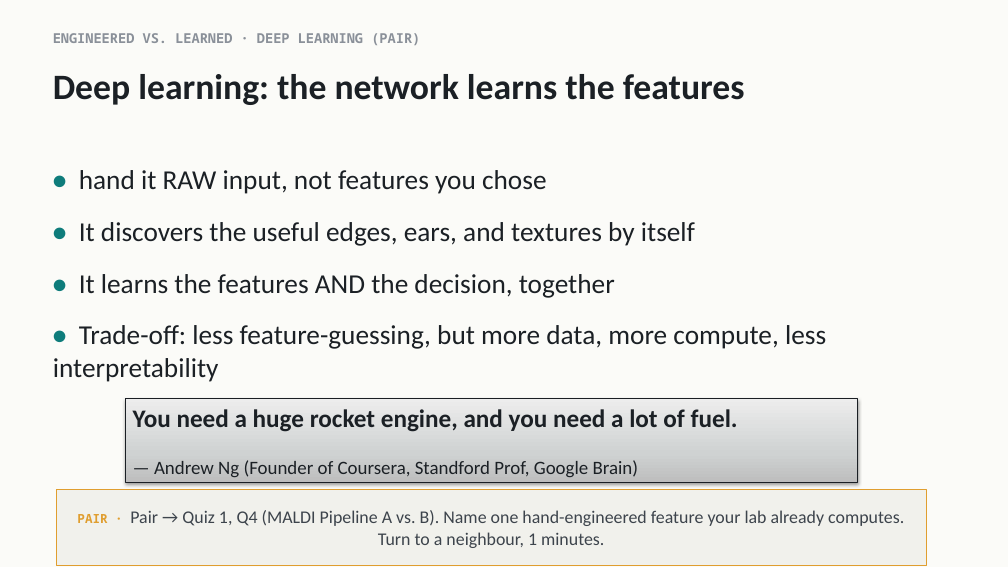
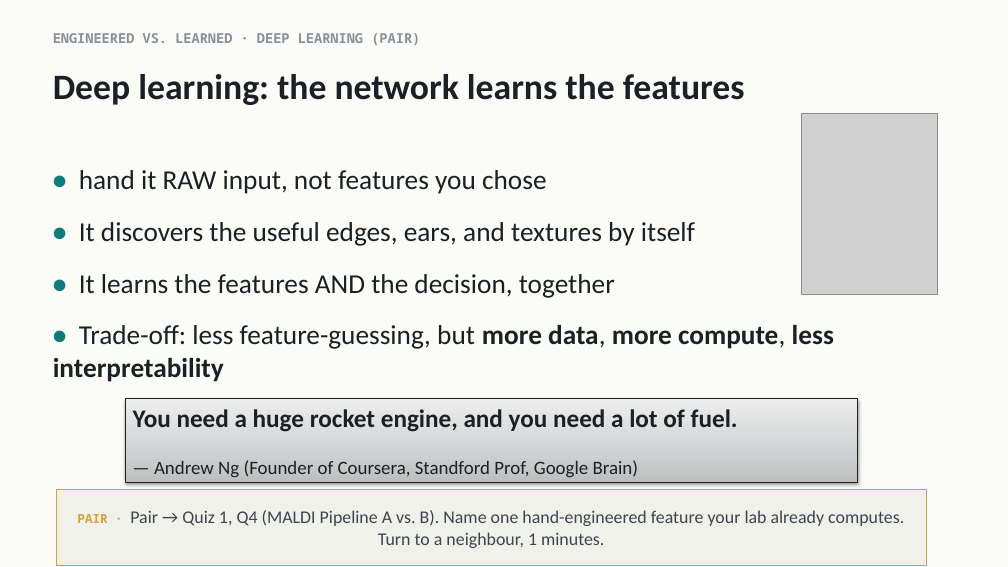
Before and after one commit to indigobio/msacl_dl_course, a slide deck: slide 9 of slides/pptx/lecture01_intro.pptx. Drawn at 1008x567 pixels with LibreOffice and Linux fonts; fonts in the diff are those of the drawing; grey boxes stand for pictures. Boxes give left, top, right and bottom in pixels: in the first picture for what was removed or moved away, otherwise in the second. Text is boxed around its words. In the diff, an @@ line names an element or a change of style, - is before the commit and + after.

```diff
--- a/slides/pptx/lecture01_intro.pptx
+++ b/slides/pptx/lecture01_intro.pptx
@@ picture added at [802,113,938,295] @@
@@ text at [53,325,834,382]: bold on in "more data, more compute, less interpretability" @@
```
Also in this commit, not shown: 6 other slides changed, 2 slides removed, 3 other files.
